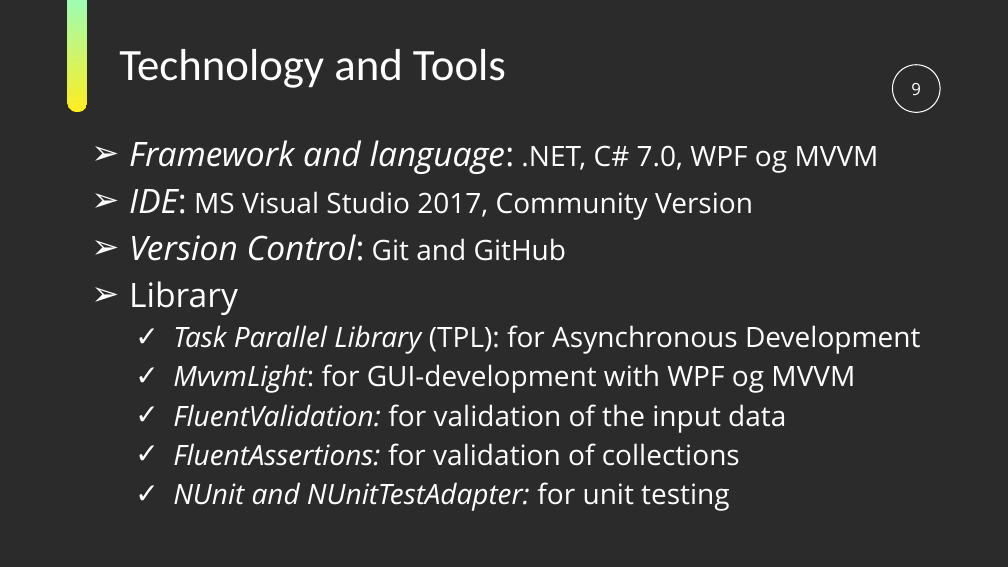
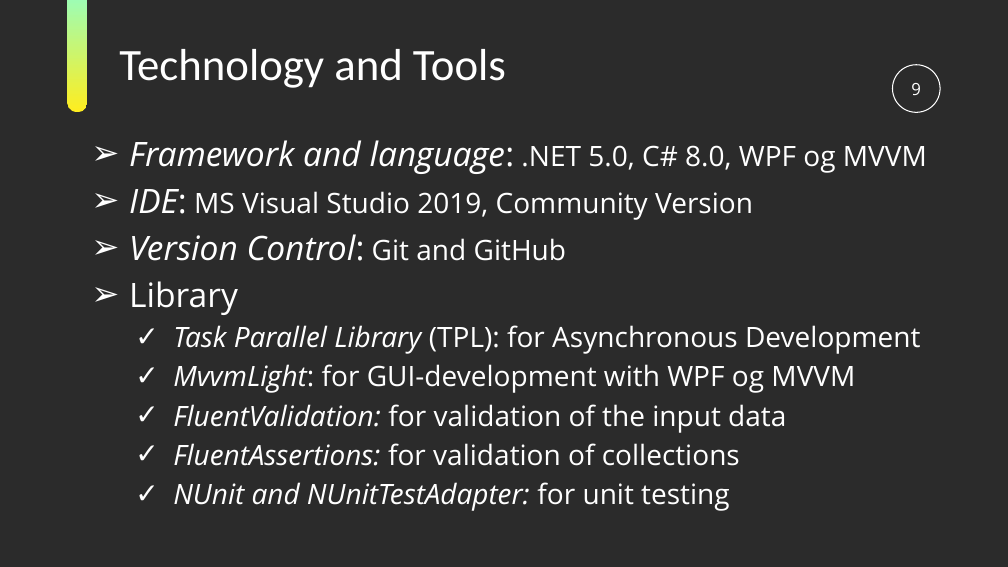
Before and after one commit to ramina1964/NQueenCore, a slide deck: slide 9 of Documentation/NQueen Presentation.pptx. Drawn at 1008x567 pixels with LibreOffice and Linux fonts; fonts in the diff are those of the drawing; background and template pictures are left out; a plain dark background stands for a picture behind light text. Boxes give left, top, right and bottom in pixels: in the first picture for what was removed or moved away, otherwise in the second. Text is boxed around its words. In the diff, an @@ line names an element or a change of style, - is before the commit and + after.

```diff
--- a/Documentation/NQueen Presentation.pptx
+++ b/Documentation/NQueen Presentation.pptx
@@ text at [129,140,927,220]: text changed @@
-➢ Framework and language: .NET, C# 7.0, WPF og MVVM
-➢ IDE: MS Visual Studio 2017, Community Version
+➢ Framework and language: .NET 5.0, C# 8.0, WPF og MVVM
+➢ IDE: MS Visual Studio 2019, Community Version
```
Also in this commit, not shown: 3 other slides changed, 2 other files.
